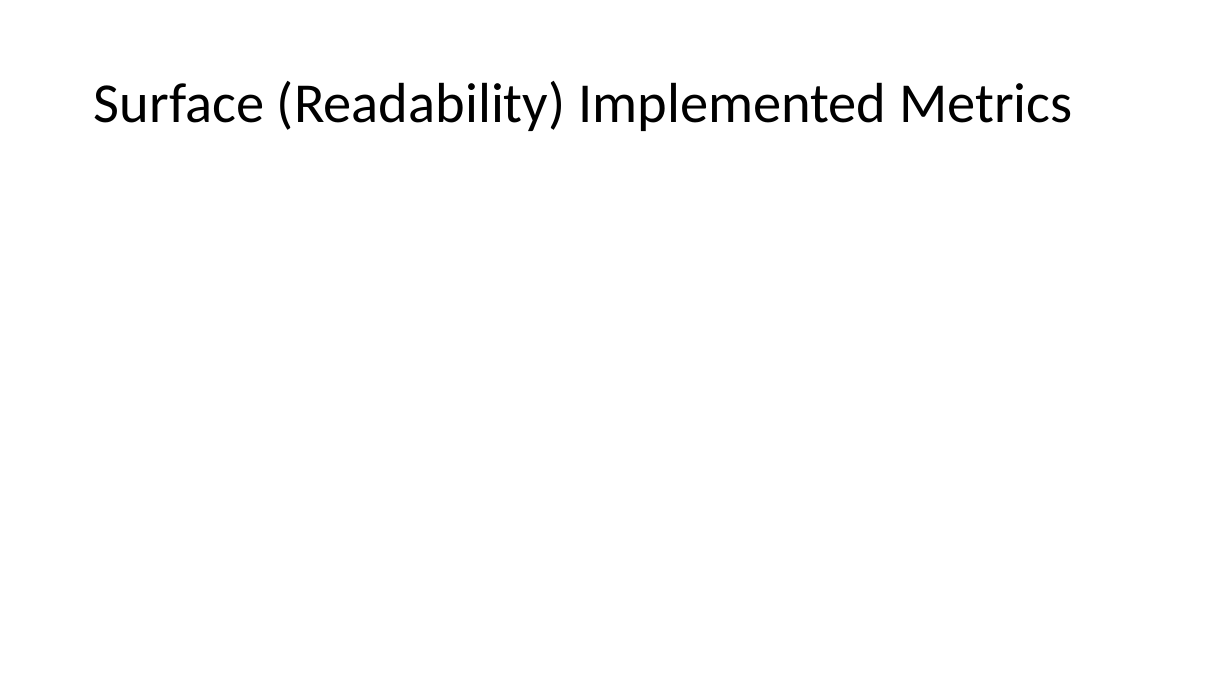
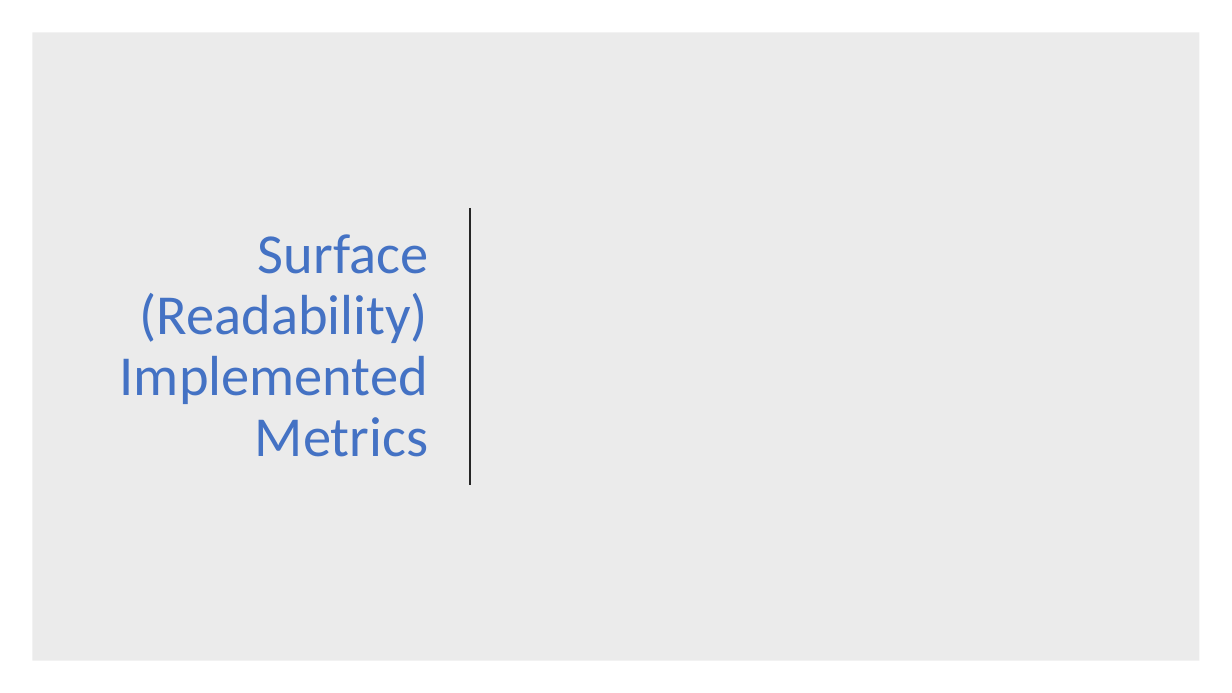
Before and after one commit to karno-bh/rouge-reimpl, a slide deck: slide 13 of docs/Summary Evaluation Platform.pptx. Drawn at 1232x693 pixels with LibreOffice and Linux fonts; fonts in the diff are those of the drawing; grey boxes stand for pictures. Boxes give left, top, right and bottom in pixels: in the first picture for what was removed or moved away, otherwise in the second. Text is boxed around its words. In the diff, an @@ line names an element or a change of style, - is before the commit and + after.

```diff
--- a/docs/Summary Evaluation Platform.pptx
+++ b/docs/Summary Evaluation Platform.pptx
@@ rectangle added at (32, 32, 1200, 661), fill #000000 at 8% opacity @@
@@ title "Surface (Readability) Implemented Metrics": place and size @@
-title "Surface (Readability) Implemented Metrics" at (94, 81, 1072, 131)
+title "Surface (Readability) Implemented Metrics" at (120, 234, 429, 457)
@@ title "Surface (Readability) Implemented Metrics" at (120, 234, 429, 457): text colour #000000 to #4472C4; alignment left to right @@
@@ line added from (470, 208) to (470, 485), #262626 1.5 pt @@
```
Also in this commit, not shown: 11 other slides changed, 14 slides added.
